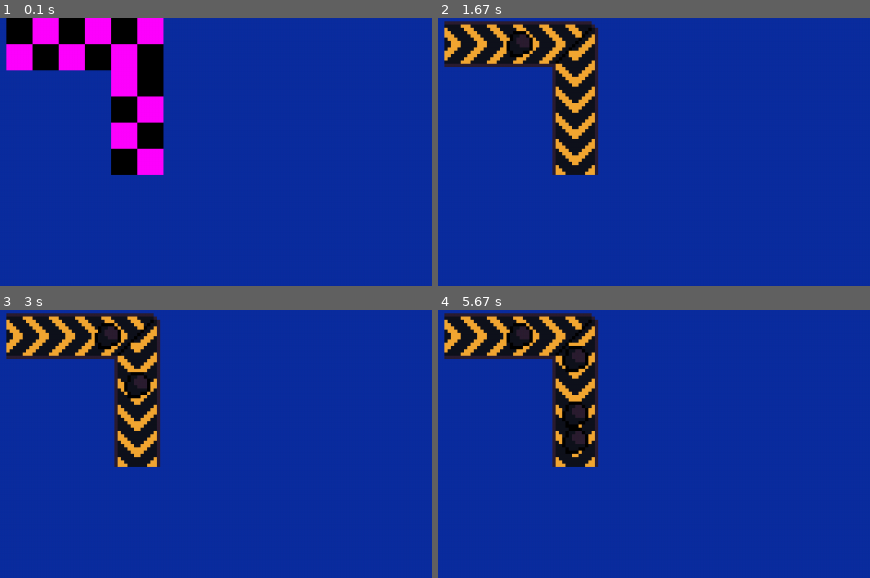
Above: before the commit, frames 1-4 (two rows, left to right).
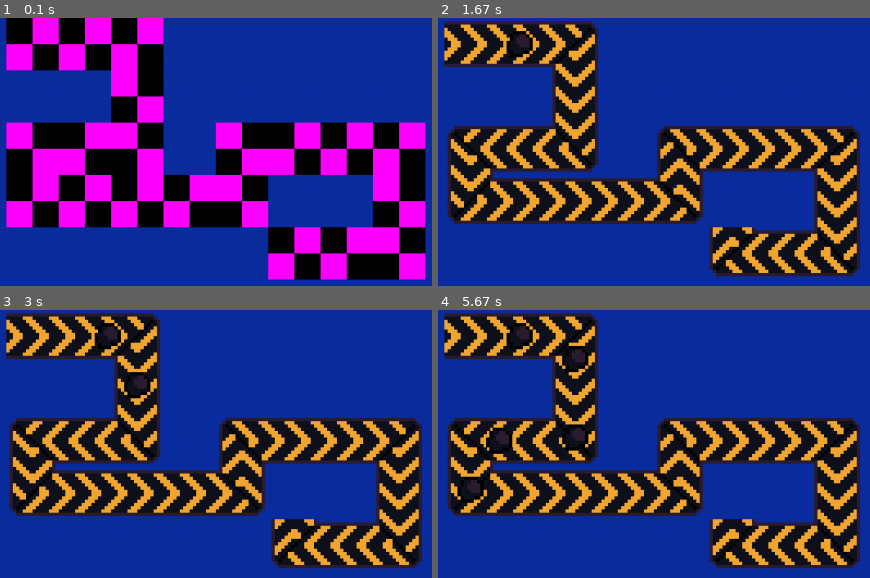
Above: after the commit, the same moments.

Repository: fijianfugufish/factory-game
Game: pygame game, started from main.pyw
The game is run twice, just before and just after one commit, with the same random seed, the same clock (stepped at 60 frames per second) and the same inputs.
Inputs:
- Up to frame 1 (0.1 s): no input
- Up to frame 2 (1.67 s): no input
- Up to frame 3 (3 s): no input
- Up to frame 4 (5.67 s): no input

The runs differ from the first frame. In frame 1, 36% of the frame differs, in the area x 1-99%, y 38-98%; in frame 2, 32%; in frame 3, 32%; in frame 4, 32%.

Commit message:
fixed edge case of transport decoding

Diff:
--- a/main.pyw
+++ b/main.pyw
@@ -140,9 +140,15 @@
 
                 # flip if needed
                 if (previousDirection, turnDir) in leftTurns:
-                    conveyor.setFlipped(y = True)
+                    if previousDirection is fac.Directions.East:
+                        if turnDir is fac.Directions.North:
+                            conveyor.setFlipped(x = True)
+                        else:
+                            conveyor.setFlipped(y = True)
+                    else:
+                        conveyor.setFlipped(x = True)
             else:
-                assert ValueError, "unknown transport type"
+                assert ValueError("unknown transport type")
 
             # find length and direction between significant points
             deltaX = turnPos[0] - previousPos[0]
@@ -251,7 +257,14 @@
 
     mainFactory.addTransportTurn(conveyor1, [(1, 0), fac.Directions.East])
     mainFactory.addTransportTurn(conveyor1, [(3, 0), fac.Directions.South])
-    mainFactory.addTransportTurn(conveyor1, [(3, 2), fac.Directions.South])
+    mainFactory.addTransportTurn(conveyor1, [(3, 2), fac.Directions.West])
+    mainFactory.addTransportTurn(conveyor1, [(1, 2), fac.Directions.South])
+    mainFactory.addTransportTurn(conveyor1, [(1, 3), fac.Directions.East])
+    mainFactory.addTransportTurn(conveyor1, [(5, 3), fac.Directions.North])
+    mainFactory.addTransportTurn(conveyor1, [(5, 2), fac.Directions.East])
+    mainFactory.addTransportTurn(conveyor1, [(8, 2), fac.Directions.South])
+    mainFactory.addTransportTurn(conveyor1, [(8, 4), fac.Directions.West])
+    mainFactory.addTransportTurn(conveyor1, [(6, 4), fac.Directions.North])
 
     decodeFactoryComponent(mainFactory, conveyor1)
 
--- a/pygameui.py
+++ b/pygameui.py
@@ -259,7 +259,8 @@
         self._image = transform.scale(value.convert_alpha(), (self.w, self.h))
 
     def setFlipped(self, x = False, y = False):
-        self.image = transform.flip(self._OriginalImage, x, y)
+        rotated_OriginalImage = transform.rotate(self._OriginalImage, self.rotation)
+        self.image = transform.flip(rotated_OriginalImage, x, y)
 
     def draw(self, window):
         if self.hidden: return
@@ -364,13 +365,15 @@
     def setFlipped(self, x = False, y = False):
         center = self.rect.center
 
-        self.image = transform.flip(self._OriginalImage, x, y)
+        rotated_OriginalImage = transform.rotate(self._OriginalImage, self.rotation)
+        self.image = transform.flip(rotated_OriginalImage, x, y)
 
         self.rect = self.image.get_rect(center = center)
 
         for animation in self.animations:
             for i, frame in enumerate(self._originalAnimations[animation]):
-                frame = transform.flip(frame, x, y)
+                rotatedFrame = transform.rotate(frame, self.rotation)
+                frame = transform.flip(rotatedFrame, x, y)
                 self.animations[animation][i] = frame
 
     @classmethod
